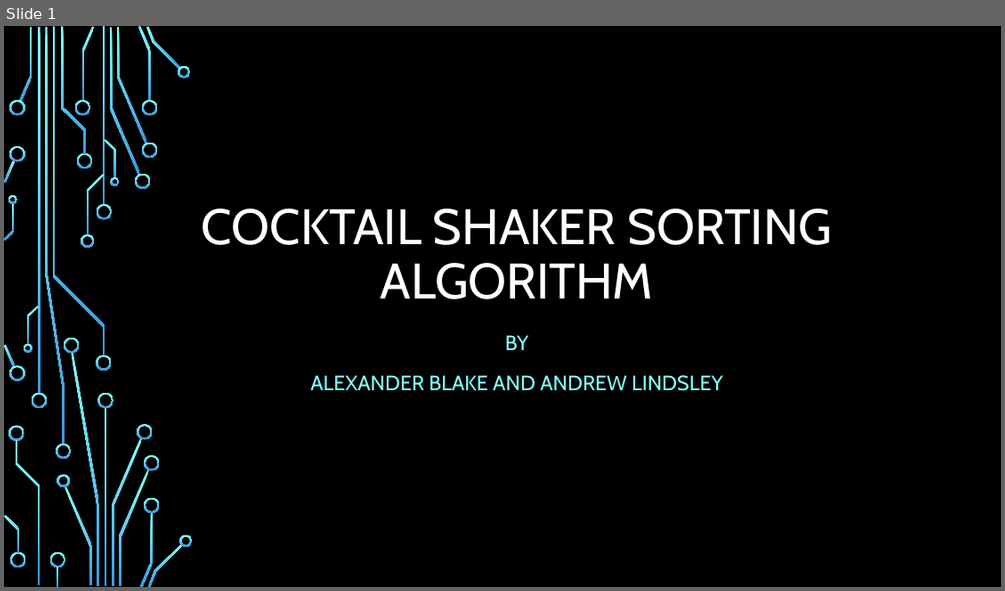
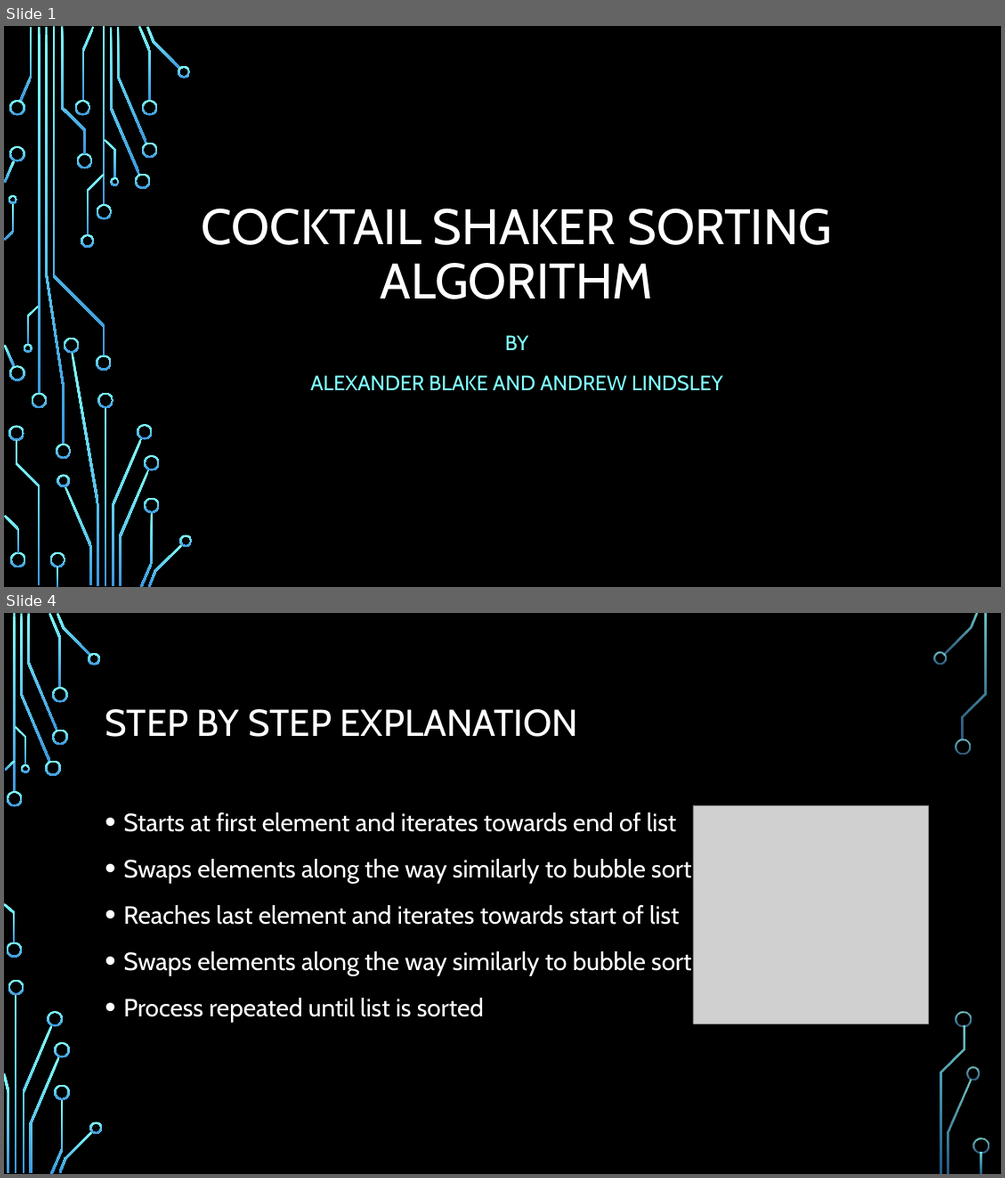
Before and after one commit to josephBlake/CocktailSort, a slide deck: FinalPresentation.pptx. Shown one above the other, each under a label of ours: slide 1 before the commit, slides 1 and 4 after it; the slides between them are not shown. The pictures are 1005x591 and 1005x1178 pixels, drawn with LibreOffice and Linux fonts; fonts in the diff are those of the drawing; grey boxes stand for pictures; background and template pictures are left out. Boxes give left, top, right and bottom in pixels: in the first picture for what was removed or moved away, otherwise in the second. Text is boxed around its words. In the diff, an @@ line names an element or a change of style, - is before the commit and + after.

```diff
--- a/FinalPresentation.pptx
+++ b/FinalPresentation.pptx
@@ slide 4 added at (4, 613, 1001, 1174), background picture (left out) @@
@@ title added at (105, 709, 578, 737), 36 pt, text #FFFFFF @@
+STEP BY STEP EXPLANATION
@@ text added at (123, 812, 691, 1022), 24 pt, text #FFFFFF @@
+• Starts at first element and iterates towards end of list
+• Swaps elements along the way similarly to bubble sort
+• Reaches last element and iterates towards start of list
+• Swaps elements along the way similarly to bubble sort
+• Process repeated until list is sorted
@@ picture added at (693, 805, 928, 1023) @@
@@ group added at (4, 613, 989, 1174): 33 freeform shapes, 3 rectangles @@
```
Also in this commit, not shown: 5 other slides added, 3 slides removed.
